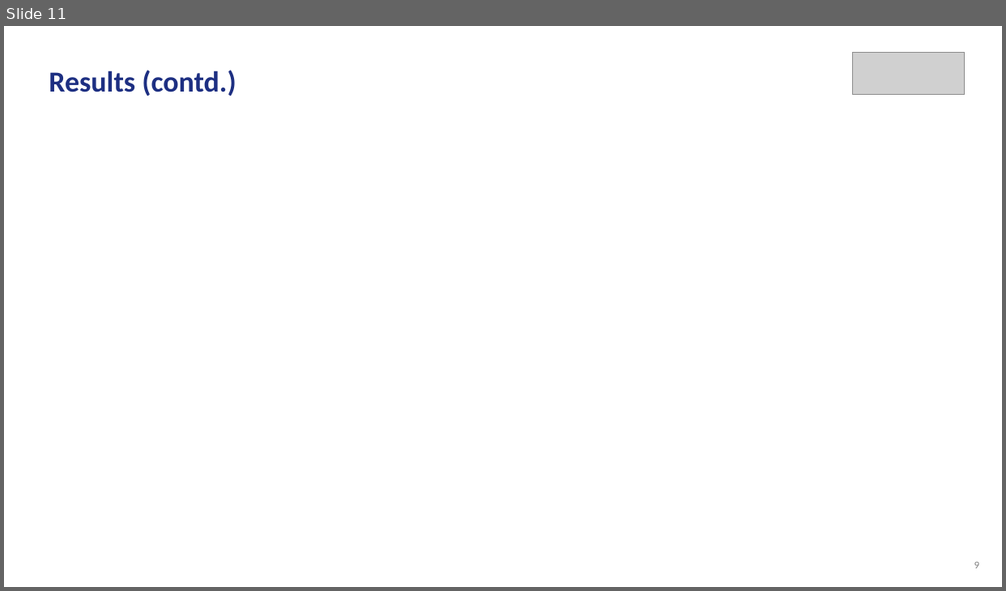
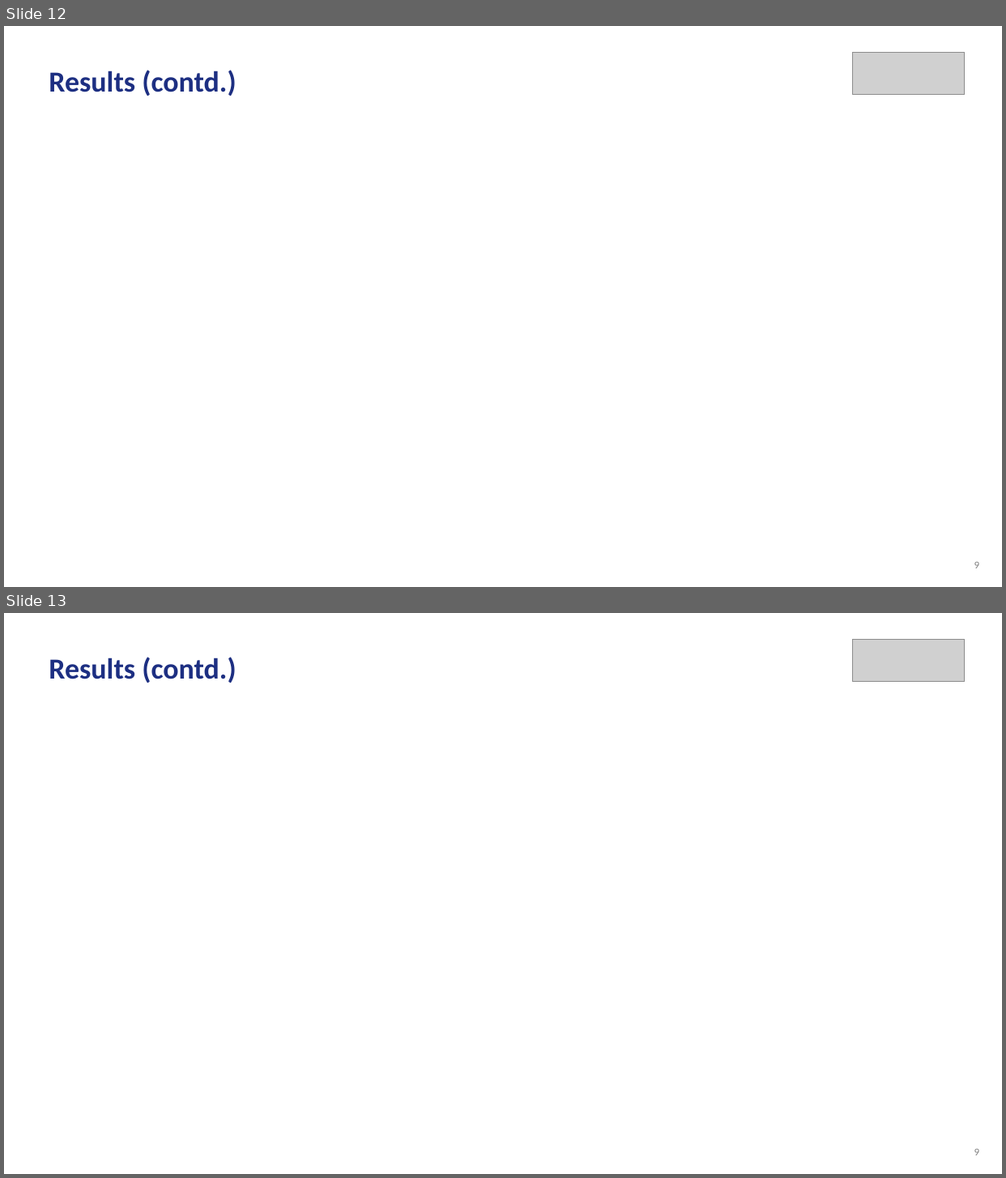
Before and after one commit to Amritha902/gan-driver, a slide deck: review/template_ext.pptx. Shown one above the other, each under a label of ours: slide 11 before the commit, slides 12 and 13 after it. The pictures are 1006x591 and 1006x1178 pixels, drawn with LibreOffice and Linux fonts; fonts in the diff are those of the drawing; grey boxes stand for pictures. Boxes give left, top, right and bottom in pixels: in the first picture for what was removed or moved away, otherwise in the second. Text is boxed around its words. In the diff, an @@ line names an element or a change of style, - is before the commit and + after.

```diff
--- a/review/template_ext.pptx
+++ b/review/template_ext.pptx
@@ slide 13 added at bbox=[4, 613, 1002, 1174], background #FFFFFF @@
@@ text added at bbox=[49, 657, 236, 683], 28 pt, text #1D2F82, bold @@
+Results (contd.)
@@ picture added at bbox=[852, 639, 965, 682] @@
@@ text added at bbox=[974, 1149, 979, 1156], 10 pt, text #808080 @@
+9
@@ what was slide 11 is now slide 12 @@
```
Also in this commit, not shown: 1 other slide added, 7 other files.
